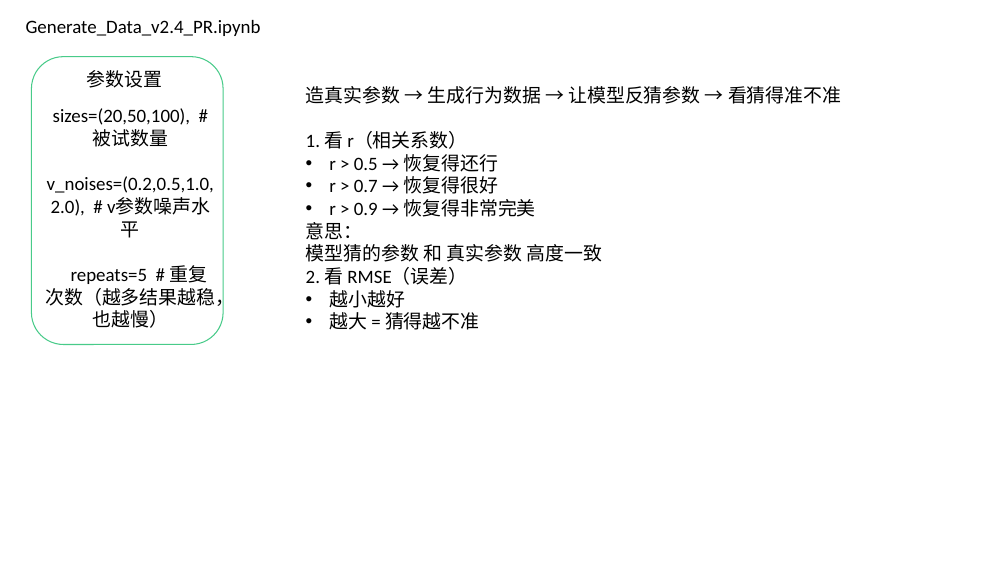
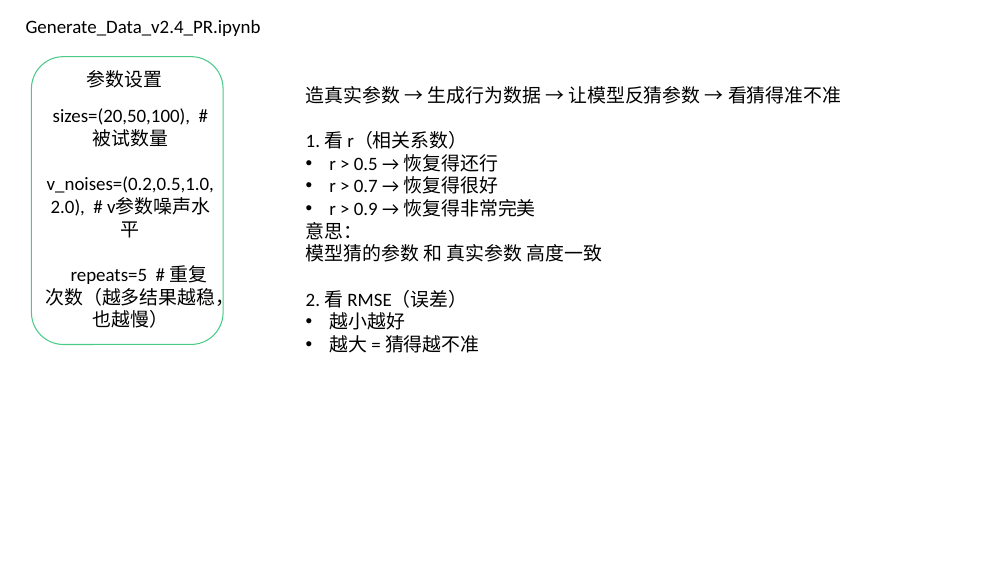
Before and after one commit to Fanzhaoli/Guassion_Process-and-Experiment_Design, a slide deck: slide 5 of 4_Reports/Generate_Result_v2.pptx. Drawn at 1008x567 pixels with LibreOffice and Linux fonts; fonts in the diff are those of the drawing. Boxes give left, top, right and bottom in pixels: in the first picture for what was removed or moved away, otherwise in the second. Text is boxed around its words. In the diff, an @@ line names an element or a change of style, - is before the commit and + after.

```diff
--- a/4_Reports/Generate_Result_v2.pptx
+++ b/4_Reports/Generate_Result_v2.pptx
@@ text "造真实参数 → 生成行为数据 → 让模型反猜参数 ..." rewrapped from [306,86,841,330] to [306,86,841,353] @@
```
Also in this commit, not shown: 34 other files.
